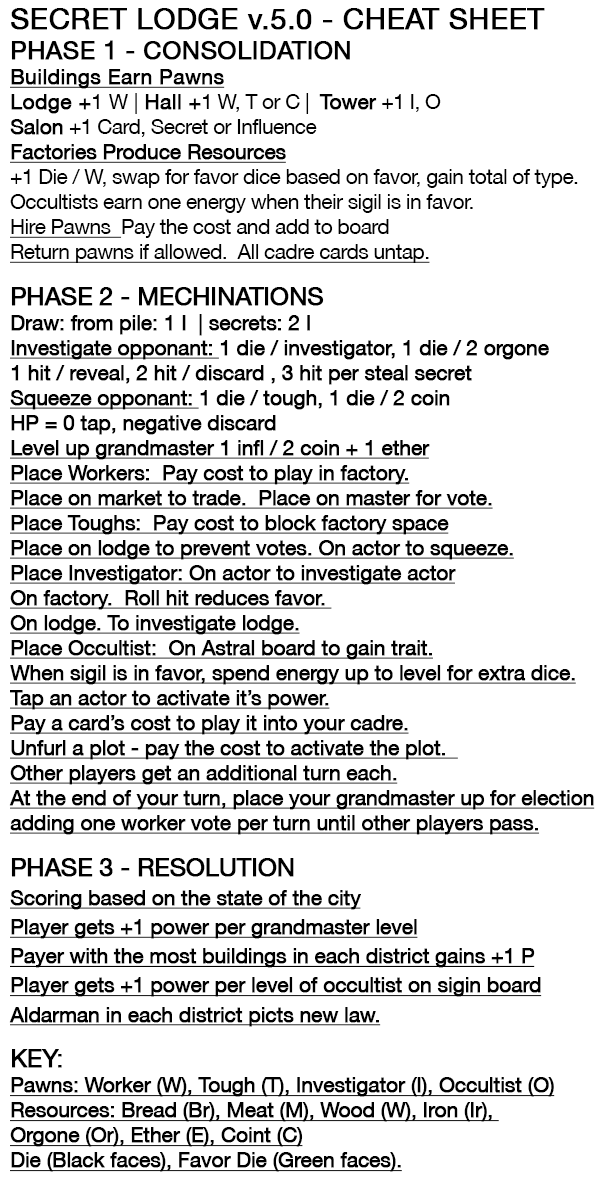
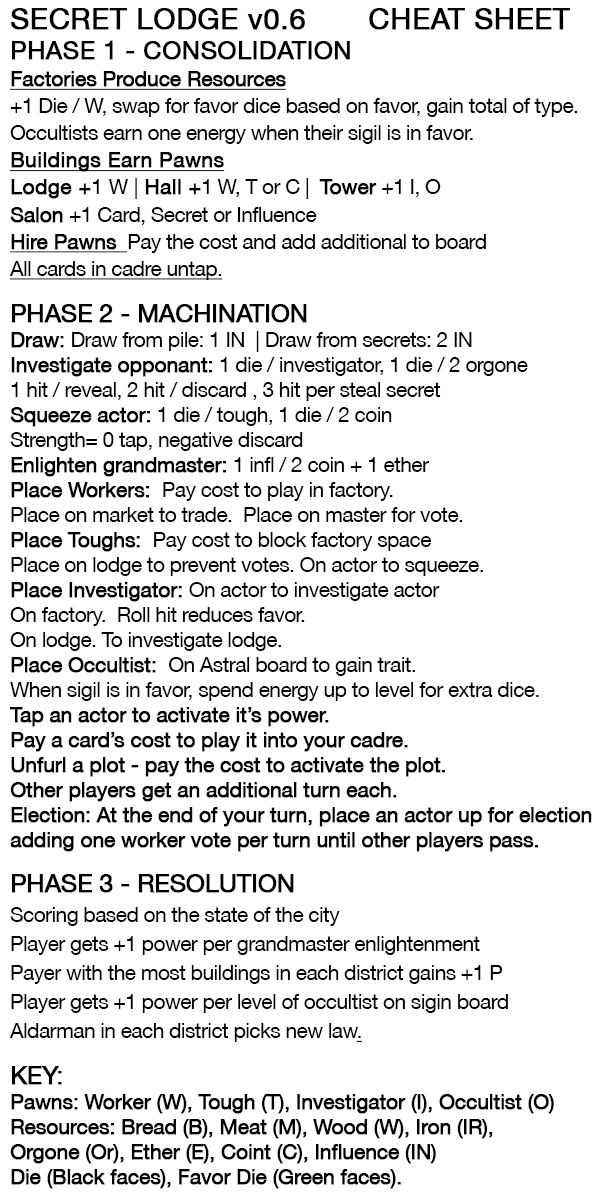
Revision of a layered w=600, h=1200 image; what changed, layer by layer:
renamed "PHASE 1 - CONSOLIDATION Buildings Earn Pawns Lodge +1 W | Hall" to "PHASE 1 - CONSOLIDATION Factories Produce Resources +1 Die / W,", painted on it over [9, 40, 595, 1189]
renamed "SECRET LODGE v.5.0 - CHEAT SHEET" to "SECRET LODGE v0.6 CHEAT SHEET", painted on it over [263, 8, 570, 30]
